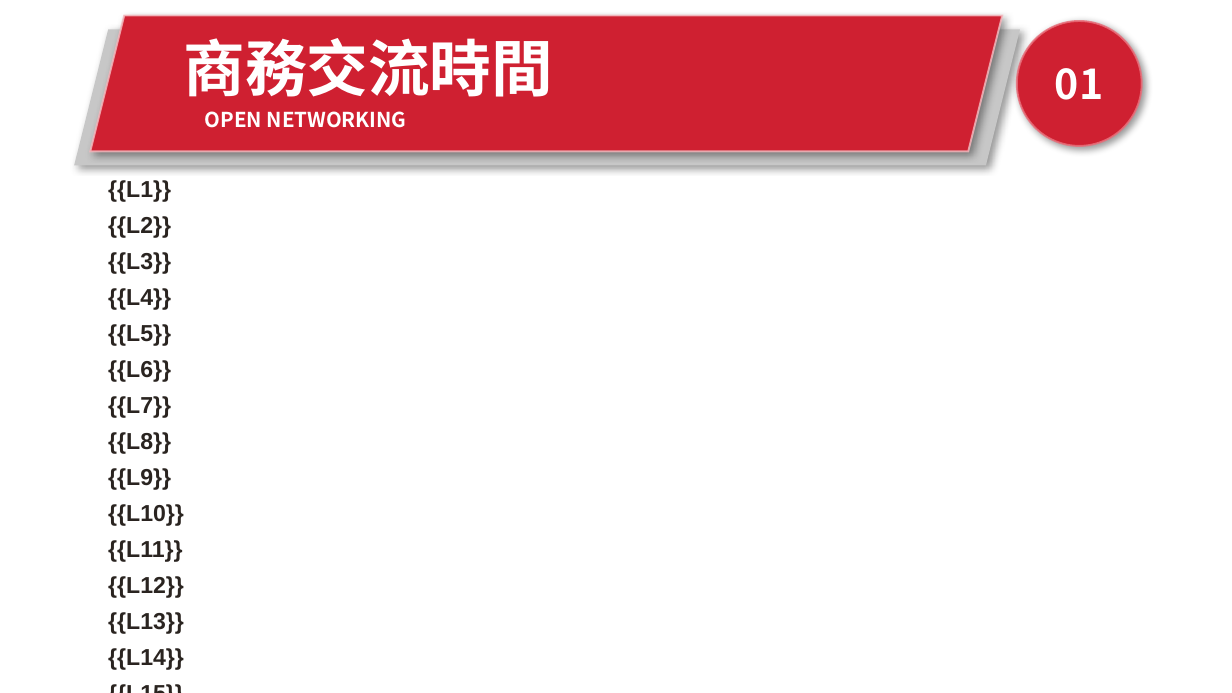
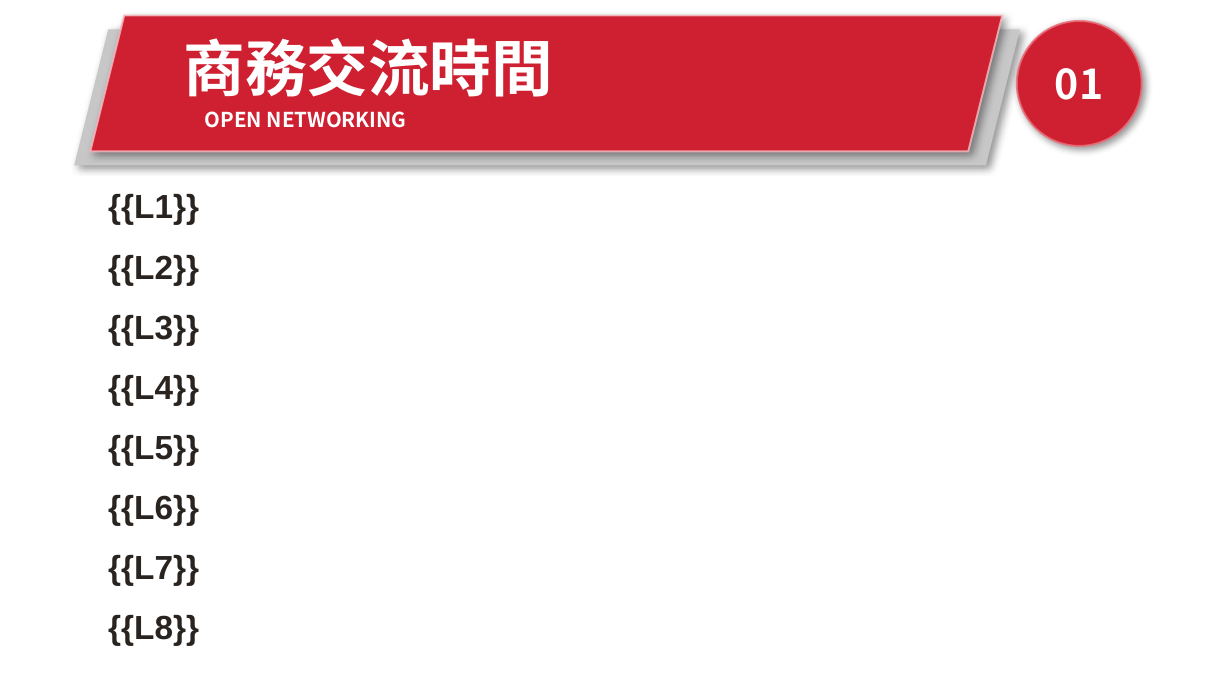
Before and after one commit to Vi-Chang/seat-CHANGCHENG, a slide deck: slide 33 of guest_template.pptx (slide 17 before the commit). Drawn at 1232x693 pixels with LibreOffice and Linux fonts; fonts in the diff are those of the drawing; background and template pictures are left out. Boxes give left, top, right and bottom in pixels: in the first picture for what was removed or moved away, otherwise in the second. Text is boxed around its words. In the diff, an @@ line names an element or a change of style, - is before the commit and + after.

```diff
--- a/guest_template.pptx
+++ b/guest_template.pptx
@@ text "{{L1}}" at [108, 194, 199, 645]: size 18 to 26 pt; line spacing 1.3 to 1.5 @@
@@ text at [108, 468, 184, 670]: paragraphs removed @@
-{{L9}}
-{{L10}}
-{{L11}}
-{{L12}}
-{{L13}}
-{{L14}}
-{{L15}}
-{{L16}}
```
Also in this commit, not shown: 19 slides added, 1 other file.
